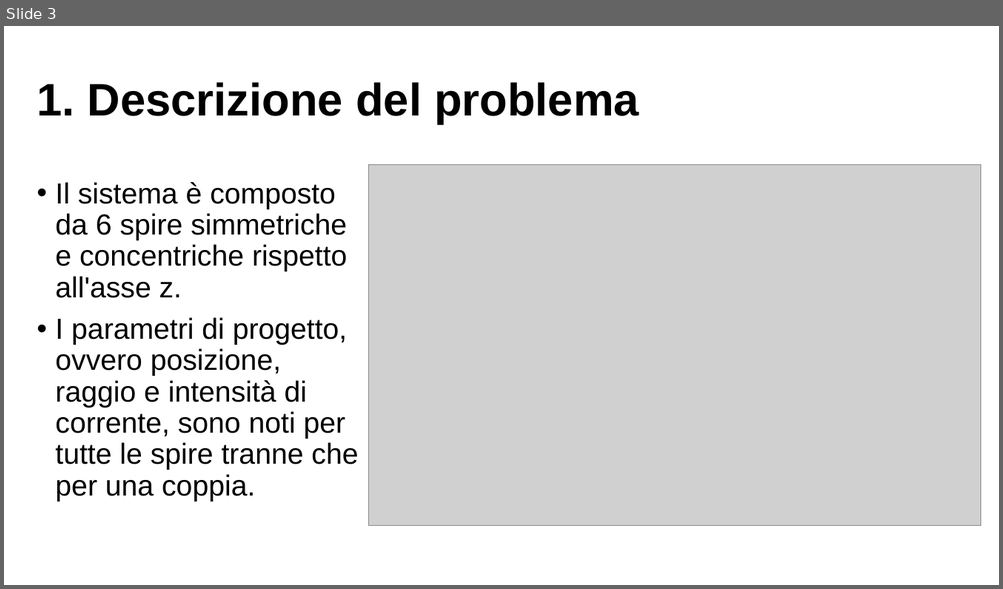
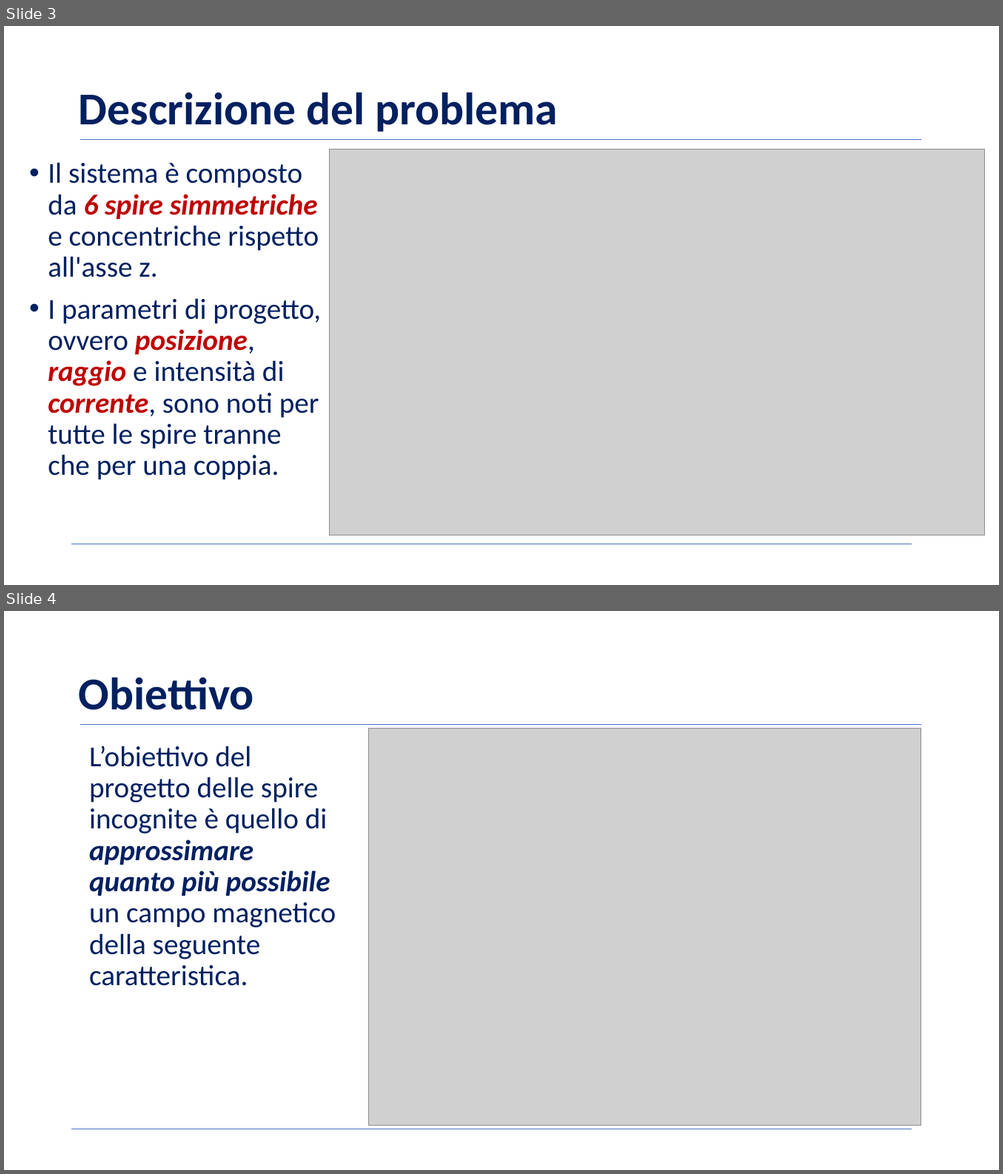
Before and after one commit to BernardoGiordano/NelderMeadMethod, a slide deck: presentazione progetto/Presentazione martone MOTT.pptx. Shown one above the other, each under a label of ours: slide 3 before the commit, slides 3 and 4 after it. The pictures are 1003x589 and 1003x1174 pixels, drawn with LibreOffice and Linux fonts; fonts in the diff are those of the drawing; grey boxes stand for pictures; background and template pictures are left out. Boxes give left, top, right and bottom in pixels: in the first picture for what was removed or moved away, otherwise in the second. Text is boxed around its words. In the diff, an @@ line names an element or a change of style, - is before the commit and + after.

```diff
--- a/presentazione progetto/Presentazione martone MOTT.pptx
+++ b/presentazione progetto/Presentazione martone MOTT.pptx
@@ slide 4 added at (4,611,999,1170), background picture (left out) @@
@@ text added at (79,677,254,710), 44 pt, text #002060, bold @@
+Obiettivo
@@ line added from (81, 724) to (921, 724), #4472C4 0.5 pt @@
@@ picture added at (369,729,921,1126) @@
@@ text added at (89,746,336,986), 28 pt, text #002060 @@
+L’obiettivo del progetto delle spire incognite è quello di approssimare quanto più possibile un campo magnetico della seguente caratteristica.
@@ line added from (71, 1130) to (912, 1130), #4472C4 0.5 pt @@
@@ slide 3 changed as well @@
@@ text at (79,92,558,132): text changed; font Arial to Calibri; text colour #000000 to #002060 @@
-1. Descrizione del problema
+Descrizione del problema
@@ text "Il sistema è composto da ...": place and size @@
-text "Il sistema è composto da ..." at (55,182,358,502)
+text "Il sistema è composto da ..." at (48,162,321,480)
@@ text "Il sistema è composto da ..." at (48,162,321,480): font Arial to Calibri; text colour #000000 to #002060 in "Il sistema è composto da e concentriche ...", "I parametri di progetto, ovvero posizione, e ..."; text colour #000000 to #C00000, bold on, italic on in "6 spire simmetriche", "posizione, raggio corrente," @@
@@ line added from (81, 139) to (921, 139), #4472C4 0.5 pt @@
@@ picture: place and size @@
-picture at (368,165,980,526)
+picture at (330,149,984,536)
@@ line added from (71, 545) to (912, 545), #4472C4 0.5 pt @@
```
Also in this commit, not shown: 5 other slides changed, 2 other slides added, 4 slides removed.
